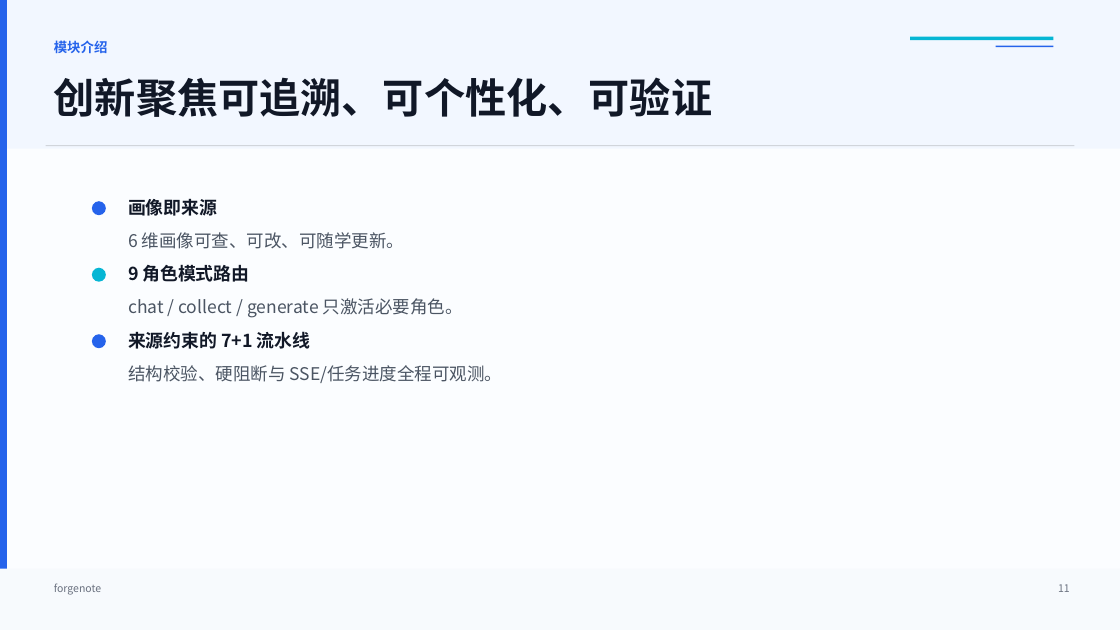
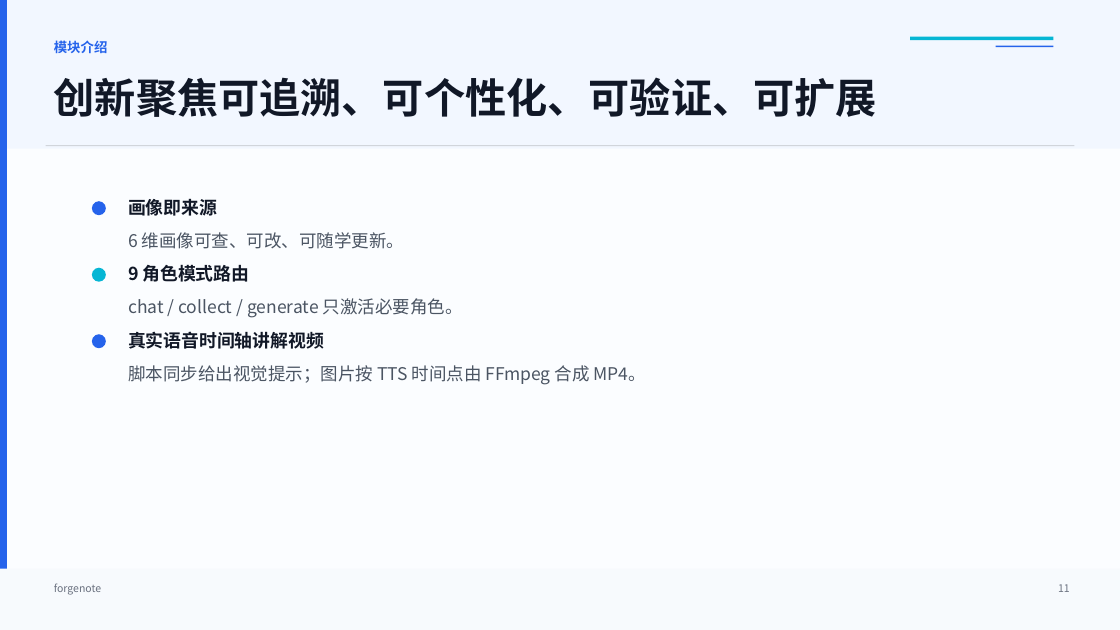
Before and after one commit to kylin0421/ForgeNote, a slide deck: slide 11 of to_be_submitted_docs/答辩.pptx. Drawn at 1120x630 pixels with LibreOffice and Linux fonts; fonts in the diff are those of the drawing. Boxes give left, top, right and bottom in pixels: in the first picture for what was removed or moved away, otherwise in the second. Text is boxed around its words. In the diff, an @@ line names an element or a change of style, - is before the commit and + after.

```diff
--- a/to_be_submitted_docs/答辩.pptx
+++ b/to_be_submitted_docs/答辩.pptx
@@ text at (54,77,877,117): text changed @@
-创新聚焦可追溯、可个性化、可验证
+创新聚焦可追溯、可个性化、可验证、可扩展
@@ text at (128,331,324,349): text changed @@
-来源约束的 7+1 流水线
+真实语音时间轴讲解视频
@@ text at (128,365,646,385): text changed @@
-结构校验、硬阻断与 SSE/任务进度全程可观测。
+脚本同步给出视觉提示；图片按 TTS 时间点由 FFmpeg 合成 MP4。
```
Also in this commit, not shown: 3 other slides changed, 28 other files.
